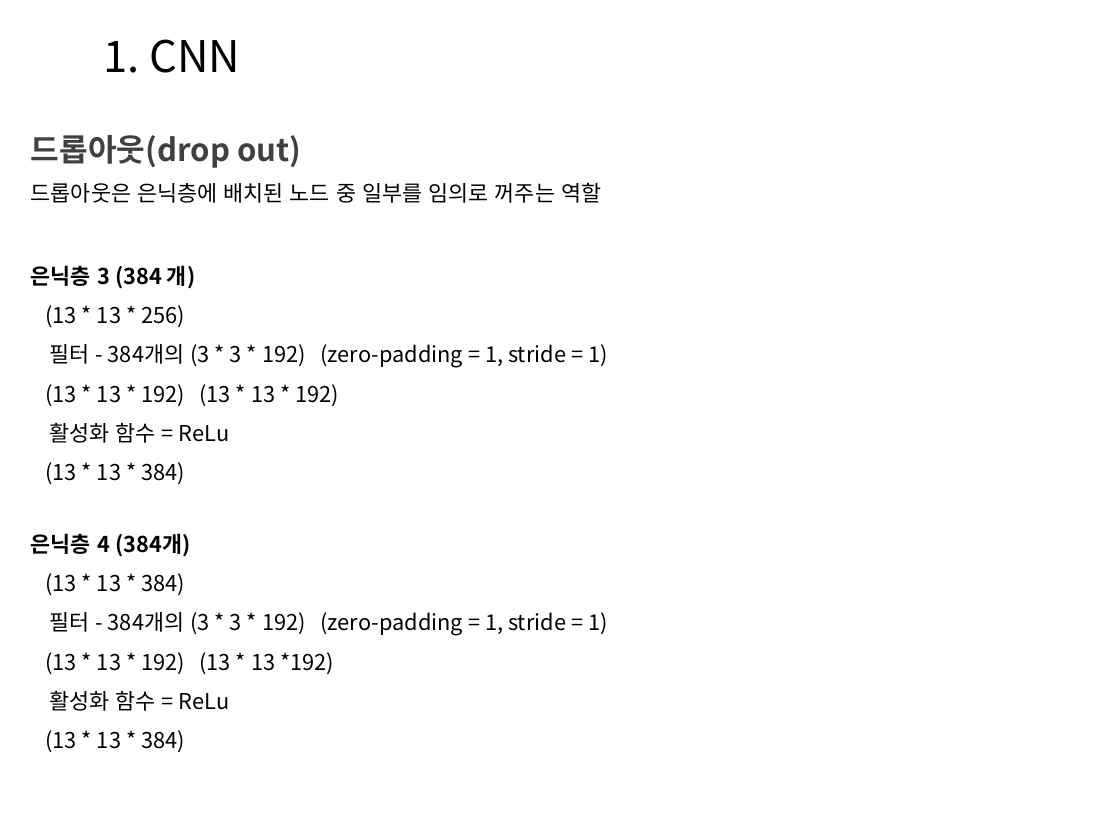
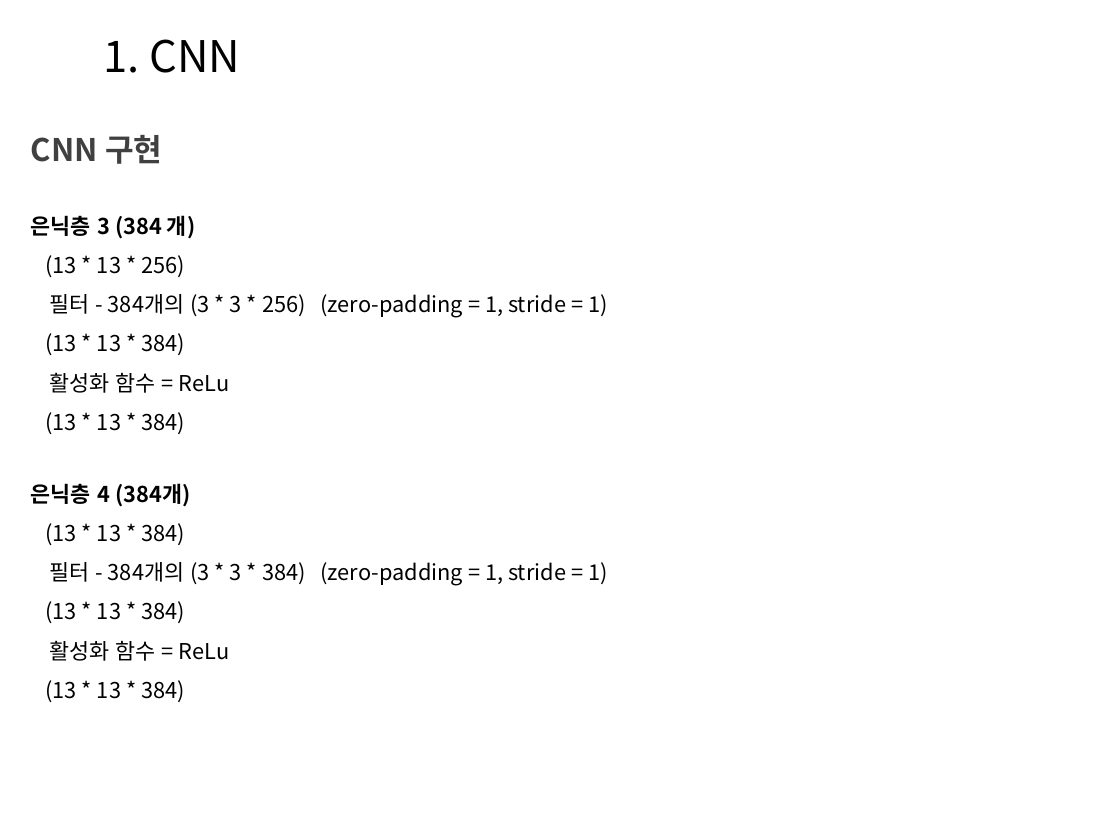
Before and after one commit to Heechul90/Deep_Learning, a slide deck: slide 15 of Study/정리/Deep Learning04.pptx (slide 13 before the commit). Drawn at 1120x840 pixels with LibreOffice and Linux fonts; fonts in the diff are those of the drawing; background and template pictures are left out. Boxes give left, top, right and bottom in pixels: in the first picture for what was removed or moved away, otherwise in the second. Text is boxed around its words. In the diff, an @@ line names an element or a change of style, - is before the commit and + after.

```diff
--- a/Study/정리/Deep Learning04.pptx
+++ b/Study/정리/Deep Learning04.pptx
@@ text at (31, 135, 162, 164): text changed @@
-드롭아웃(drop out)
+CNN 구현
@@ text "은닉층 3 (384 개)": place and size @@
-text "은닉층 3 (384 개)" at (31, 265, 607, 484)
+text "은닉층 3 (384 개)" at (31, 215, 607, 434)
@@ text removed at (31, 182, 601, 203) @@
-드롭아웃은 은닉층에 배치된 노드 중 일부를 임의로 꺼주는 역할
@@ text at (45, 294, 607, 355): text changed @@
-필터 - 384개의 (3 * 3 * 192) (zero-padding = 1, stride = 1)
-(13 * 13 * 192) (13 * 13 * 192)
+필터 - 384개의 (3 * 3 * 256) (zero-padding = 1, stride = 1)
+(13 * 13 * 384)
@@ text "은닉층 4 (384개)": place and size @@
-text "은닉층 4 (384개)" at (31, 533, 607, 752)
+text "은닉층 4 (384개)" at (31, 483, 607, 702)
@@ text at (45, 562, 607, 623): text changed @@
-필터 - 384개의 (3 * 3 * 192) (zero-padding = 1, stride = 1)
-(13 * 13 * 192) (13 * 13 *192)
+필터 - 384개의 (3 * 3 * 384) (zero-padding = 1, stride = 1)
+(13 * 13 * 384)
```
Also in this commit, not shown: 7 other slides changed, 10 slides added, 1 slide removed.
